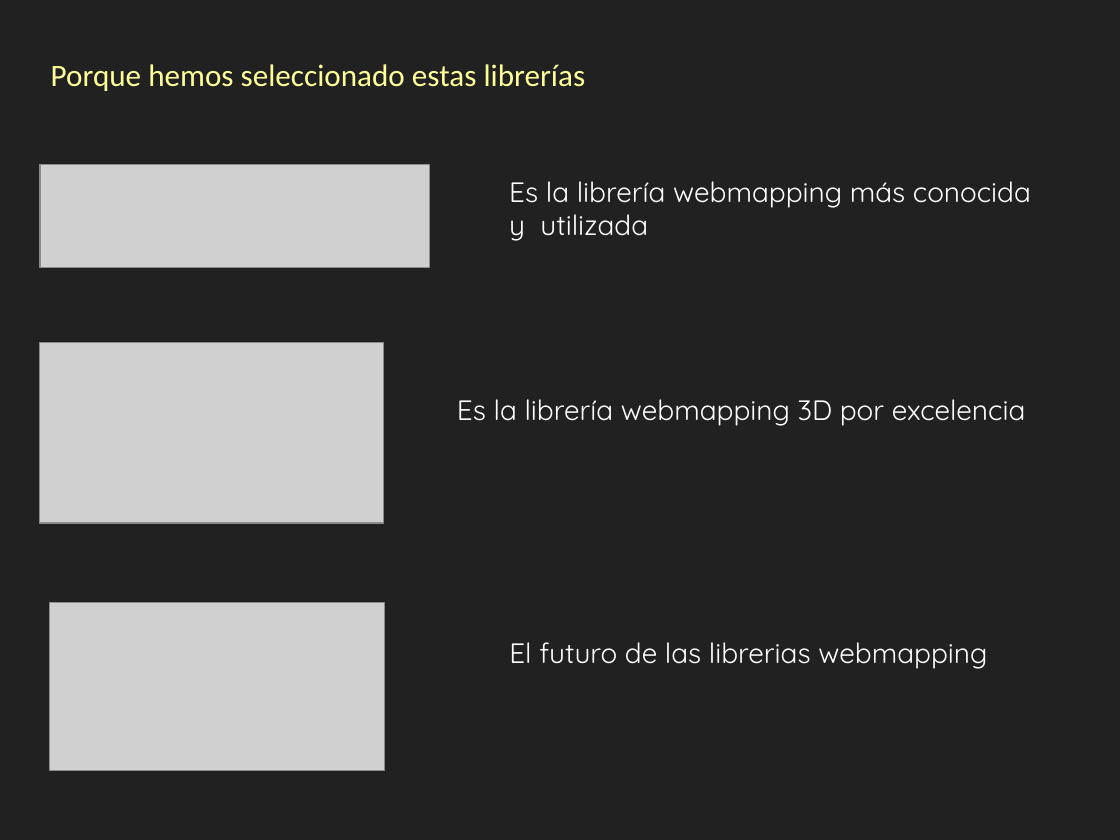
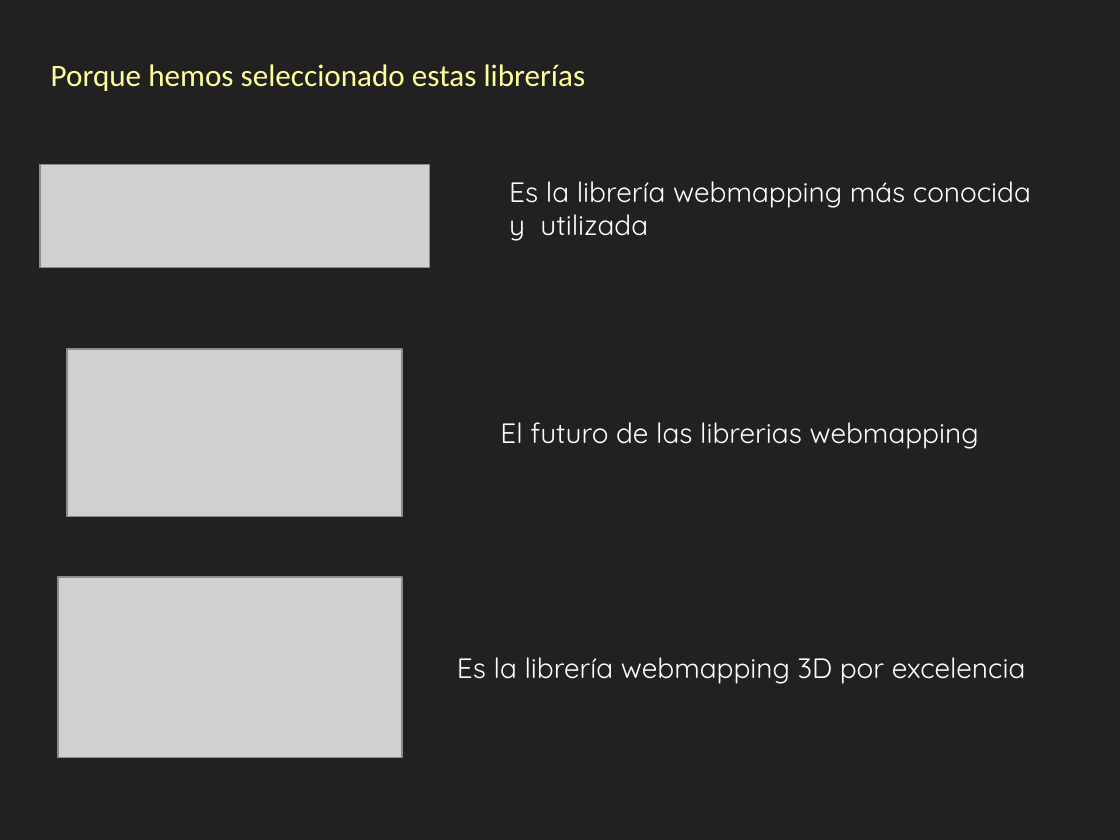
Before and after one commit to thaisfsiq/m2-geoweb, a slide deck: slide 3 of docs/presentacion/Herramientas-y-javascript.pptx. Drawn at 1120x840 pixels with LibreOffice and Linux fonts; fonts in the diff are those of the drawing; grey boxes stand for pictures. Boxes give left, top, right and bottom in pixels: in the first picture for what was removed or moved away, otherwise in the second. Text is boxed around its words. In the diff, an @@ line names an element or a change of style, - is before the commit and + after.

```diff
--- a/docs/presentacion/Herramientas-y-javascript.pptx
+++ b/docs/presentacion/Herramientas-y-javascript.pptx
@@ picture: place and size @@
-picture at [49,603,384,771]
+picture at [67,349,402,517]
@@ text "El futuro de las librerias ...": place and size @@
-text "El futuro de las librerias ..." at [509,642,987,669]
+text "El futuro de las librerias ..." at [500,422,979,449]
@@ picture: place and size @@
-picture at [39,343,383,523]
+picture at [58,577,402,757]
@@ text "Es la librería webmapping 3D ...": place and size @@
-text "Es la librería webmapping 3D ..." at [457,399,1026,426]
+text "Es la librería webmapping 3D ..." at [457,657,1026,684]
```
Also in this commit, not shown: 1 other slide changed, 2 slides added, 2 other files.
